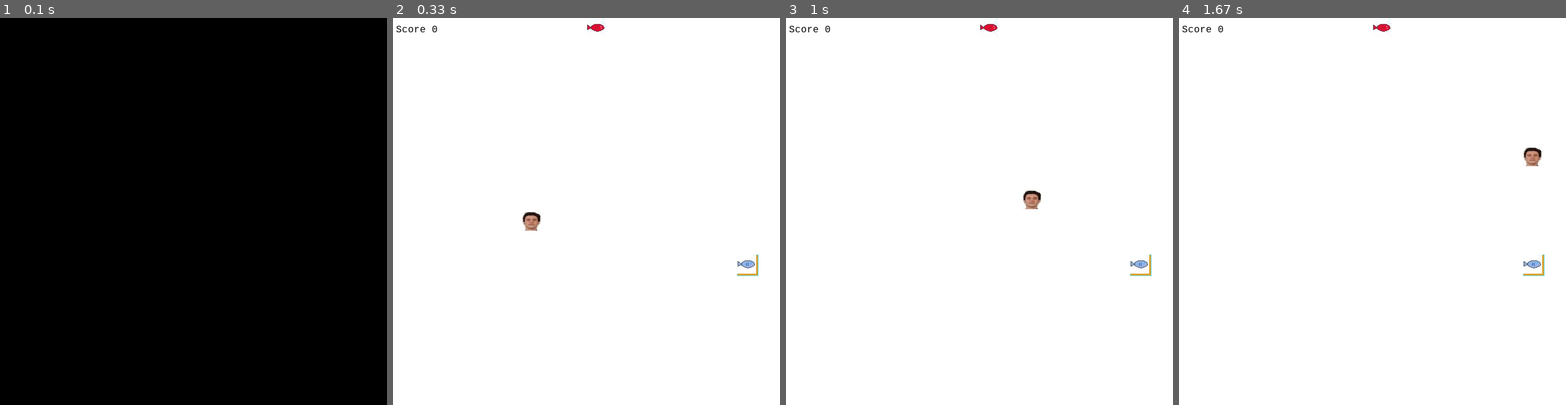
Above: before the commit, frames 1-4 (left to right).
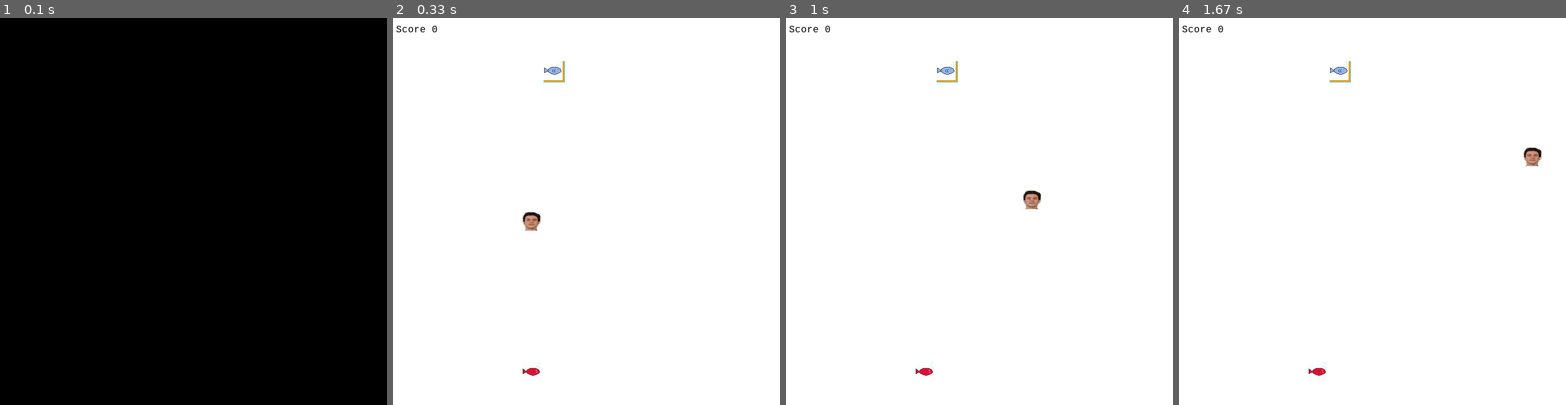
Above: after the commit, the same moments.

Repository: benturnerrocks/pygame
Game: pygame game, started from snake/snake.py
Two runs of this game, one before a commit and one after it. Both use one fixed random seed, a clock stepped at 60 frames per second and the inputs below.
Inputs:
- Up to frame 1 (0.1 s): no input
- Up to frame 2 (0.33 s): no input
- Up to frame 3 (1 s): hold Right 0.33-0.8 s; hold Up from 0.83 s (still down)
- Up to frame 4 (1.67 s): release Up at 1.13 s; hold Right 1.17-1.63 s

Frame 1 is identical in both runs. In frame 2, 0.4% of the frame differs, in the area x 33-95%, y 0-93%; in frame 3, 0.4%; in frame 4, 0.4%.

Commit message:
reorganized and added docstrings

Diff:
--- a/game_objects.py
+++ /dev/null
@@ -1,91 +0,0 @@
-import pygame
-import random
-import sys
-
-
-class Snake:
-    def __init__(self):
-        self.length = 1
-        self.speed = 1
-        self.positions = [((screen_width/2), (screen_height/2))]
-        self.direction = random.choice([up, down, left, right])
-        self.score = 0
-        self.unif_color = (17,24,47)
-
-    def get_head_position(self):
-        return self.positions[0]
-
-    def turn(self,point):
-        #if the snake is more than just point block, we cant turn backwards
-        if self.length > 1 and (-1*point[0], -1*point[1]) == self.direction:
-            return
-        #otherwise, change the direction towards new point
-        else:
-            self.direction = point
-
-    def move(self):
-        cur = self.get_head_position()
-        x, y = self.direction
-        #find where the head will move to
-        new = (((cur[0]+(x*grid_size))%screen_width), (cur[1]+(y*grid_size))%screen_height)
-
-        #actually move head and remove tail
-        if len(self.positions) > 2 and new in self.positions[2:]:
-            self.reset()
-        else:
-            self.positions.insert(0,new)
-            if len(self.positions) > self.length:
-                self.positions.pop()
-
-    def reset(self):
-        self.length = 1
-        self.positions = [((screen_width/2), (screen_height/2))]
-        self.direction = random.choice([up, down, left, right])
-        self.score = 0
-
-    def draw(self, surface):
-        for part in self.positions:
-            r = pygame.Rect((part[0], part[1]), (grid_size,grid_size))
-            pygame.draw.rect(surface, self.unif_color, r)
-            pygame.draw.rect(surface, (93,216, 228), r, 1)
-
-    def handlekeys(self):
-        # Get feedback from the player in the form of events
-        for event in pygame.event.get():
-            # If the player clicks the red 'x', it is considered a quit event
-            if event.type == QUIT:
-                pygame.quit()
-                sys.exit()
-            elif event.type == pygame.KEYDOWN:
-                if event.key == pygame.K_UP:
-                    self.turn(up)
-                elif event.key == pygame.K_DOWN:
-                    self.turn(down)
-                elif event.key == pygame.K_LEFT:
-                    self.turn(left)
-                elif event.key == pygame.K_RIGHT:
-                    self.turn(right)
-
-    def increaseSpeed(self, multiplier):
-        self.speed *= multiplier
-
-class Fish:
-    def __init__(self):
-        self.sprite = pygame.image.load('data/gfx/fish.jpeg')
-        self.position = (0,0)
-        self.color = (223, 163, 49)
-        self.randomize_position()
-
-    def randomize_position(self):
-        self.position = (random.randint(0, grid_width-1)*grid_size, random.randint(0, grid_height-1)*grid_size)
-
-    def draw(self, surface):
-        r = pygame.Rect((self.position[0], self.position[1]), (grid_size, grid_size))
-        pygame.draw.rect(surface, self.color, r)
-        pygame.draw.rect(surface, (93, 216, 228), r, 1)
-
-class BadFish(Fish):
-    def __init__(self):
-        self.sprite = pygame.image.load('data/gfx/fish.jpeg')
-        self.position = pygame.Vector2()
-        self.position.xy
--- a/main.py
+++ /dev/null
@@ -1,152 +0,0 @@
-'''
-main document for the recreation of the snake game
-'''
-
-import pygame
-from pygame.locals import *
-import sys
-import random
-
-# Creating a tuple to hold the RGB (Red, Green Blue) values
-# So that we can paint our screen blue later
-R,G,B = 255, 255, 255
-screenColor = (R,G,B)
-
-#we want to declare our grid to be 32 pixels wide since that is the size of our objects
-grid_size = 32
-# Set game screen width and height to multiple of gridsize
-grid_width, grid_height = 25, 20
-screen_width, screen_height = grid_width * grid_size, grid_height * grid_size
-
-up, down, left, right = (0,-1), (0,1), (-1,0), (1,0)
-
-class Snake:
-    def __init__(self):
-        self.length = 1
-        self.speed = 1
-        self.positions = [((screen_width/2), (screen_height/2))]
-        self.direction = random.choice([up, down, left, right])
-        self.score = 0
-        self.unif_color = (17,24,47)
-
-    def get_head_position(self):
-        return self.positions[0]
-
-    def turn(self,point):
-        #if the snake is more than just point block, we cant turn backwards
-        if self.length > 1 and (-1*point[0], -1*point[1]) == self.direction:
-            return
-        #otherwise, change the direction towards new point
-        else:
-            self.direction = point
-
-    def move(self):
-        cur = self.get_head_position()
-        x, y = self.direction
-        #find where the head will move to
-        new = (((cur[0]+(x*grid_size))%screen_width), (cur[1]+(y*grid_size))%screen_height)
-
-        #actually move head and remove tail
-        if len(self.positions) > 2 and new in self.positions[2:]:
-            self.reset()
-        else:
-            self.positions.insert(0,new)
-            if len(self.positions) > self.length:
-                self.positions.pop()
-
-    def reset(self):
-        self.length = 1
-        self.positions = [((screen_width/2), (screen_height/2))]
-        self.direction = random.choice([up, down, left, right])
-        self.score = 0
-
-    def draw(self, surface):
-        for part in self.positions:
-            r = pygame.Rect((part[0], part[1]), (grid_size,grid_size))
-            pygame.draw.rect(surface, self.unif_color, r)
-            pygame.draw.rect(surface, (93,216, 228), r, 1)
-
-    def handle_keys(self):
-        # Get feedback from the player in the form of events
-        for event in pygame.event.get():
-            # If the player clicks the red 'x', it is considered a quit event
-            if event.type == QUIT:
-                pygame.quit()
-                sys.exit()
-            elif event.type == pygame.KEYDOWN:
-                if event.key == pygame.K_UP:
-                    self.turn(up)
-                elif event.key == pygame.K_DOWN:
-                    self.turn(down)
-                elif event.key == pygame.K_LEFT:
-                    self.turn(left)
-                elif event.key == pygame.K_RIGHT:
-                    self.turn(right)
-
-    def increaseSpeed(self, multiplier):
-        self.speed *= multiplier
-
-class Fish:
-    def __init__(self):
-        #self.sprite = pygame.image.load('data/gfx/fish.jpeg')
-        self.position = (0,0)
-        self.color = (223, 163, 49)
-        self.randomize_position()
-
-    def randomize_position(self):
-        self.position = (random.randint(0, grid_width-1)*grid_size, random.randint(0, grid_height-1)*grid_size)
-
-    def draw(self, surface):
-        r = pygame.Rect((self.position[0], self.position[1]), (grid_size, grid_size))
-        pygame.draw.rect(surface, self.color, r)
-        pygame.draw.rect(surface, (93, 216, 228), r, 1)
-
-
-def draw_grid(surface):
-    '''
-    @func: draw the background grid
-    @params: surface
-    @output: nothing
-    '''
-    for y in range(0,int(grid_height)):
-        for x in range(0,int(grid_width)):
-            #make the grid checkered so we can see it
-            if (x+y)%2==0:
-                rec = pygame.Rect((x*grid_size,y*grid_size),(grid_size,grid_size))
-                pygame.draw.rect(surface,(123,123,123),rec)
-
-def main():
-    # Initialize all of the Pygame modules so we can use them later on
-    pygame.init()
-
-    clock = pygame.time.Clock()
-    screen = pygame.display.set_mode((screen_width, screen_height), 0, 32)
-
-    surface = pygame.Surface(screen.get_size())
-    surface = surface.convert()
-    draw_grid(surface)
-
-    snake = Snake()
-    fish = Fish()
-
-    myfont = pygame.font.SysFont("monospace",16)
-
-    while True:
-        clock.tick(10)
-        snake.handle_keys()
-        draw_grid(surface)
-        snake.move()
-        if snake.get_head_position() == fish.position:
-            snake.length += 1
-            snake.score += 1
-            fish.randomize_position()
-        snake.draw(surface)
-        fish.draw(surface)
-        screen.blit(surface, (0,0))
-        text = myfont.render("Score {0}".format(snake.score), 1, (0,0,0))
-        screen.blit(text, (5,10))
-        pygame.display.update()
-
-
-if __name__ == "__main__":
-    main()
--- a/snake.py
+++ b/snake/snake.py
@@ -3,7 +3,15 @@
 import random
 
 class Snake():
+    '''
+        A class for the user-controlled snake within the game
+    '''
     def __init__(self):
+        '''
+            @func: initializes all the important variables for our snake
+            @params: None
+            @output: None
+        '''
         self.length = 1
         self.positions = [((screen_width/2), (screen_height/2))]
         self.direction = random.choice([up, down, left, right])
@@ -15,28 +23,58 @@
         self.keyboard = [up,down,left,right]
 
     def get_speed(self):
+        '''
+            @func: returns the current speed of the snake. The speed is implemented by changing the frame rate of the clock ticks in the game loop
+            @params: None
+            @output: speed (int)
+        '''
         return self.speed
 
     def get_head_position(self):
+        '''
+            @func: returns the current position of the head of the snake
+            @params: None
+            @output: position (tuple of int)
+        '''
         return self.positions[0]
 
     def get_tail_position(self):
+        '''
+            @func: returns the current position of the tail of the snake only if it has a tail
+            @params: None
+            @output: position (tuple of int)
+        '''
         if self.length < 2:
             return (-1000,-1000)
         return self.positions[-1]
 
     def get_body_position(self):
+        '''
+            @func: returns the current position of each body part of the snake only if it has a body
+            @params: None
+            @output: array of positions (array of tuples of int)
+        '''
         if self.length < 3:
             return []
         return self.positions[1:-1]
 
     def turn(self, point):
+        '''
+            @func: changes the direction towards given point heading but only if it is allowed given snake length
+            @params: point (tuple of int between 1 and -1)
+            @output: None
+        '''
         if self.length > 1 and (point[0]*-1, point[1]*-1) == self.direction:
             return
         else:
             self.direction = point
 
     def move(self):
+        '''
+            @func: updates the positions of the snake by adding a new head block on the front in the correct direction
+            @params: None
+            @output: None
+        '''
         cur = self.get_head_position()
         x,y = self.direction
         new = (((cur[0]+(x*gridsize))), (cur[1]+(y*gridsize)))
@@ -50,12 +88,22 @@
                 self.positions.pop()
 
     def reset(self):
+        '''
+            @func: resets the variables of the snake to their original values unless the old score is less than 0
+            @params: None
+            @output: None
+        '''
         old_score = self.score
         self.__init__()
         self.score = min([old_score,self.score])
         pygame.mixer.Sound.play(dead_sfx)
 
     def draw_body(self,surface):
+        '''
+            @func: draws the body elements of the snake
+            @params: surface (what we are drawing onto that space)
+            @output: None
+        '''
         if self.length < 3:
             return
         for p in self.get_body_position():
@@ -64,12 +112,22 @@
             pygame.draw.rect(surface, (93,216, 228), r, 1)
 
     def draw_head(self,surface):
+        '''
+            @func: draws the head of the snake
+            @params: surface (what we are drawing onto that space)
+            @output: None
+        '''
         p = self.get_head_position()
         r = pygame.Rect((p[0], p[1]), (gridsize,gridsize))
         pygame.draw.rect(surface, self.color, r)
         pygame.draw.rect(surface, (93,216, 228), r, 1)
 
     def draw_tail(self,surface):
+        '''
+            @func: draws the tail of the snake
+            @params: surface (what we are drawing onto that space)
+            @output: None
+        '''
         if self.length < 2:
             return
         p = self.get_tail_position()
@@ -79,6 +137,11 @@
 
 
     def handle_keys(self):
+        '''
+            @func: gets all the events and checks if they are valid keyboard inputs (up,down,left,right) and turns the snake accordingly
+            @params: None
+            @output: None
+        '''
         for event in pygame.event.get():
             if event.type == pygame.QUIT:
                 pygame.quit()
@@ -94,6 +157,11 @@
                     self.turn(self.keyboard[3])
 
     def evil_action(self):
+        '''
+            @func: executes a random evil action that is meant to hinder the player (or if lucky help)
+            @params: None
+            @output: None
+        '''
         action = random.randint(0,6)
 
         if action == 0:
@@ -113,25 +181,49 @@
 
 
 class Fish():
+    '''
+        A class for the consumables
+    '''
     def __init__(self):
+
         self.position = (0,0)
         self.color = (223, 163, 49)
         self.randomize_position()
 
     def randomize_position(self):
+        '''
+            @func: sets the consumable to a random position on the grid
+            @params: None
+            @output: None
+        '''
         self.position = (random.randint(0, grid_width-1)*gridsize, random.randint(0, grid_height-1)*gridsize)
 
     def draw(self, surface):
+        '''
+            @func: draws the graphic for the consumable into existance at its position
+            @params: surface (different for different types of consumables)
+            @output: None
+        '''
         r = pygame.Rect((self.position[0], self.position[1]), (gridsize, gridsize))
         pygame.draw.rect(surface, self.color, r)
         pygame.draw.rect(surface, (93, 216, 228), r, 1)
 
     def get_position(self):
+        '''
+            @func: gets the position of the consumable
+            @params: None
+            @output: position (tuple of int)
+        '''
         return self.position
 
 
 
 def drawBackground(surface):
+    '''
+        @func: draw the background grid
+        @params: surface
+        @output: None
+    '''
     for y in range(0, int(grid_height)):
         for x in range(0, int(grid_width)):
             r = pygame.Rect((x*gridsize, y*gridsize), (gridsize,gridsize))
@@ -152,6 +244,11 @@
 
 
 def main():
+    '''
+        @func: the main function that actually runs the game
+        @params: None
+        @output: None
+    '''
     pygame.init()
 
     clock = pygame.time.Clock()
@@ -208,4 +305,5 @@
         screen.blit(text, (5,10))
         pygame.display.update()
 
-main()
+if __name__ == "__main__":
+    main()
Renamed: data/gfx/fish.jpg -> snake/data/gfx/fish.jpg
Renamed: data/gfx/fish_evil.jpg -> snake/data/gfx/fish_evil.jpg
Renamed: data/gfx/snake_body.jpg -> snake/data/gfx/snake_body.jpg
Renamed: data/gfx/snake_head.jpg -> snake/data/gfx/snake_head.jpg
Renamed: data/gfx/snake_tail.jpg -> snake/data/gfx/snake_tail.jpg
Renamed: extra_material/Sudutovich_Osip (1).jpg -> snake/extra_material/Sudutovich_Osip (1).jpg
Renamed: extra_material/Sudutovich_Osip.jpg -> snake/extra_material/Sudutovich_Osip.jpg
Renamed: extra_material/kevin.jpg -> snake/extra_material/kevin.jpg
Renamed: extra_material/teagan.jpeg -> snake/extra_material/teagan.jpeg
Not shown, removed: data/sfx/.DS_Store
Not shown, added: snake/data/.DS_Store
Not shown, added: snake/data/gfx/.DS_Store
(and 13 more such lines)
